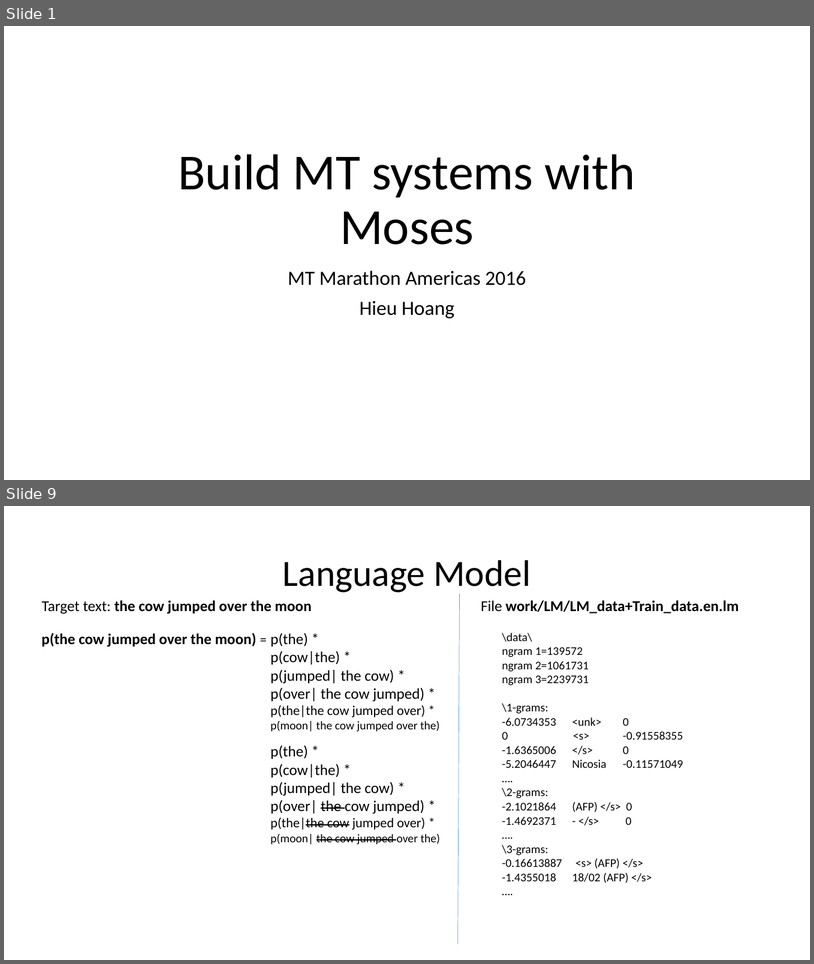
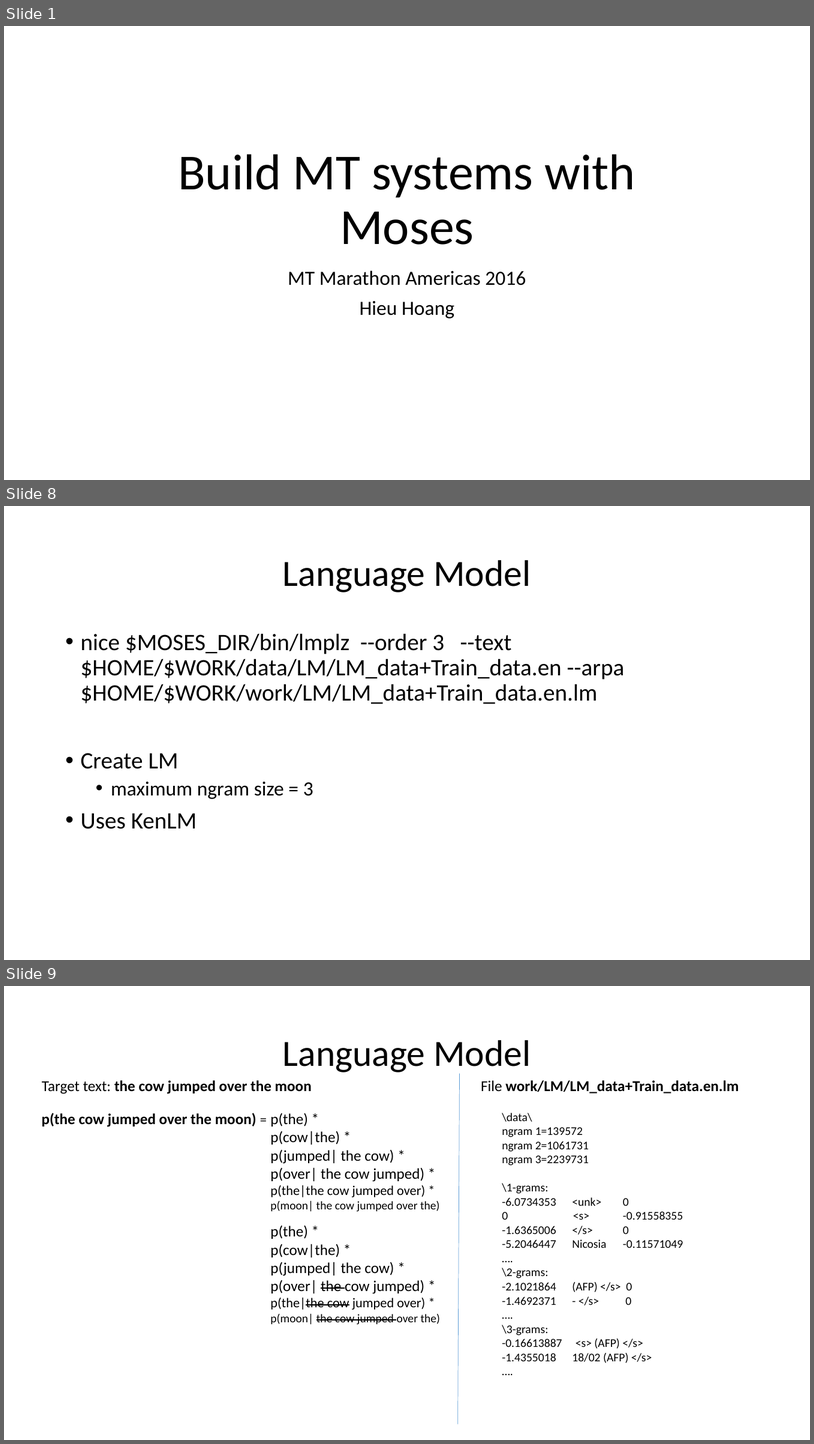
Before and after one commit to hieuhoang/papers, a slide deck: mtma16/slides.pptx. Shown one above the other, each under a label of ours: slides 1 and 9 before the commit, slides 1, 8 and 9 after it; the slides between them are not shown. The pictures are 814x964 and 814x1444 pixels, drawn with LibreOffice and Linux fonts; fonts in the diff are those of the drawing; background and template pictures are left out. Boxes give left, top, right and bottom in pixels: in the first picture for what was removed or moved away, otherwise in the second. Text is boxed around its words. In the diff, an @@ line names an element or a change of style, - is before the commit and + after.

```diff
--- a/mtma16/slides.pptx
+++ b/mtma16/slides.pptx
@@ slide 8 added at bbox=[4, 506, 810, 960], background #FFFFFF @@
@@ title added at bbox=[283, 560, 531, 592], 44 pt, text #000000 @@
+Language Model
@@ text added at bbox=[81, 633, 625, 829], 28 pt, text #000000 @@
+• nice $MOSES_DIR/bin/lmplz --order 3 --text $HOME/$WORK/data/LM/LM_data+Train_data.en --arpa $HOME/$WORK/work/LM/LM_data+Train_data.en.lm
+• Create LM
+  • maximum ngram size = 3
+• Uses KenLM
```
Also in this commit, not shown: 6 slides changed, 7 other slides added, 1 other file.
